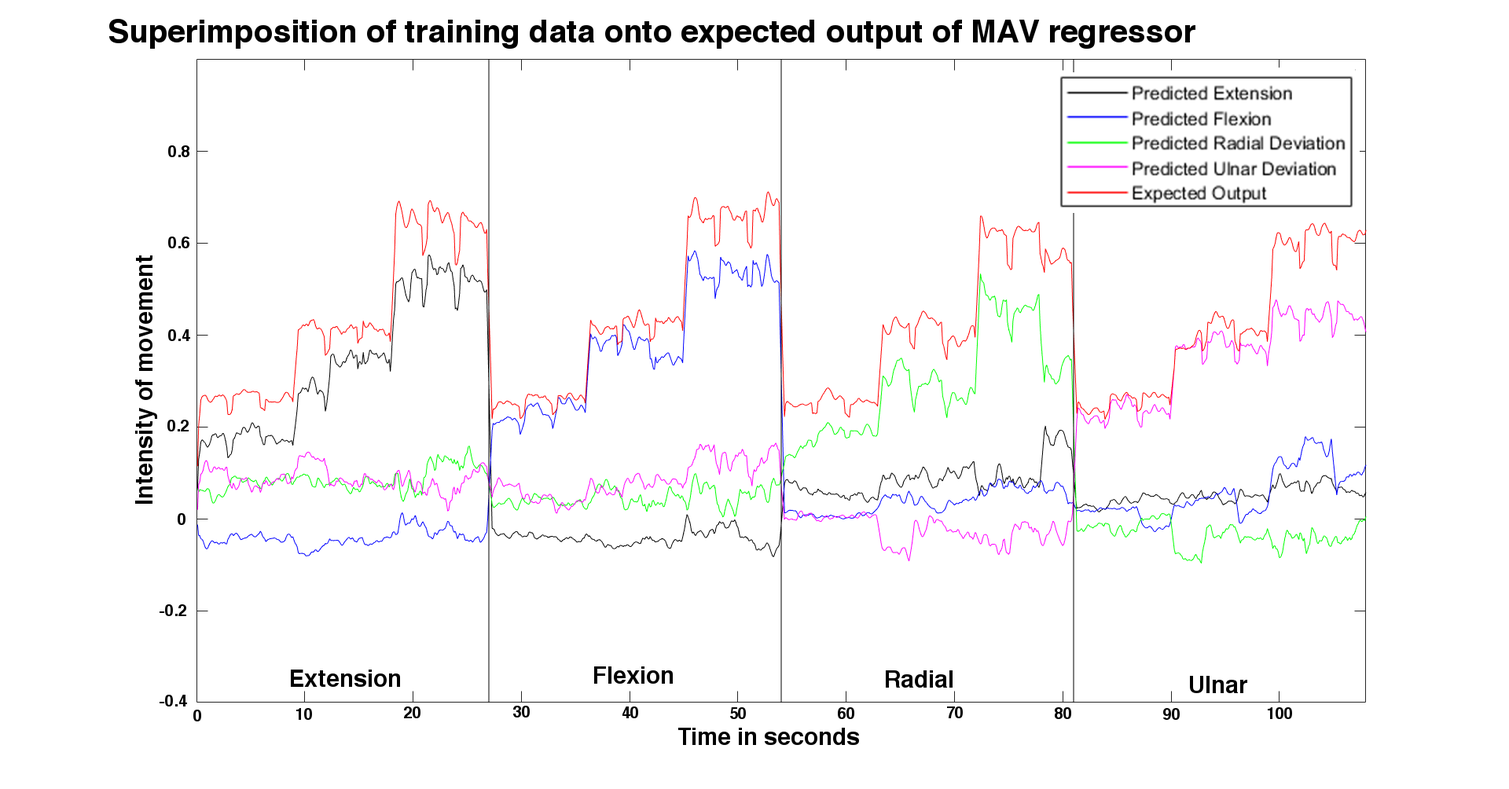
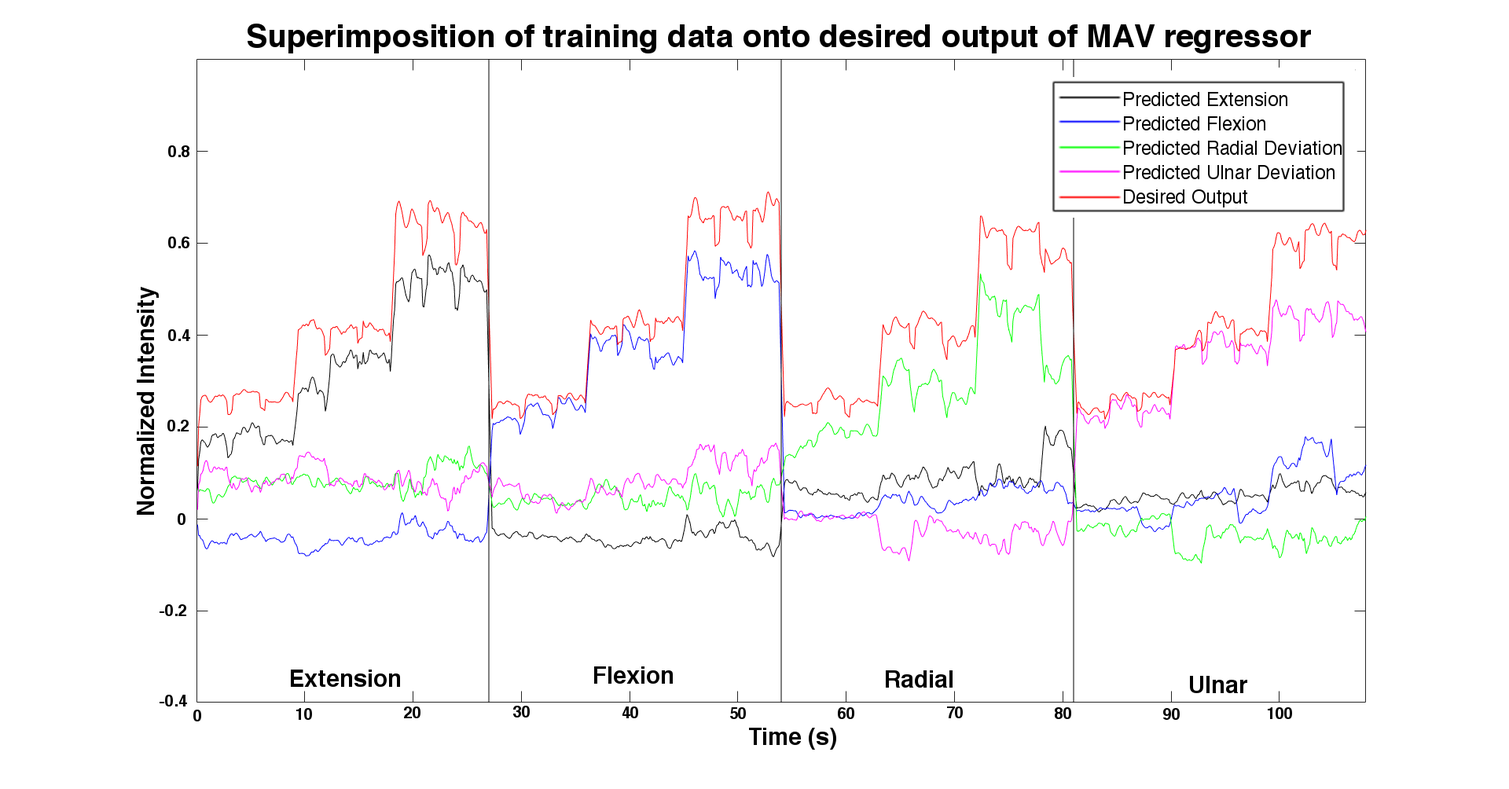
Before/after of a 1509px x 789px layered artwork. What changed in the layer stack:
painted on "Superimposition of training da..." over [109, 18, 1312, 54]
renamed "Time in seconds" to "Time (s)", painted on it over [678, 727, 860, 750]
renamed "Intensity of movement" to "Normalized Intensity", painted on it over [135, 255, 159, 515]
renamed "lable" to "Udklipsholder #1", moved it above "Udklipsholder", painted on it over [1051, 72, 1361, 218]
